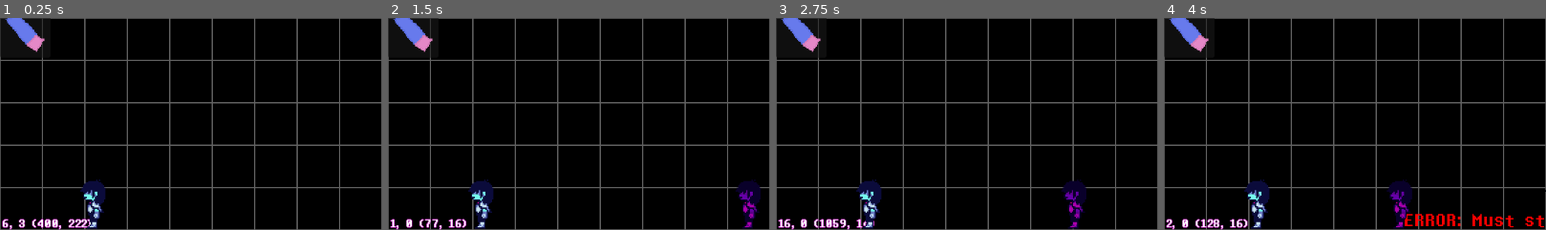
Above: before the commit, frames 1-4 (left to right).
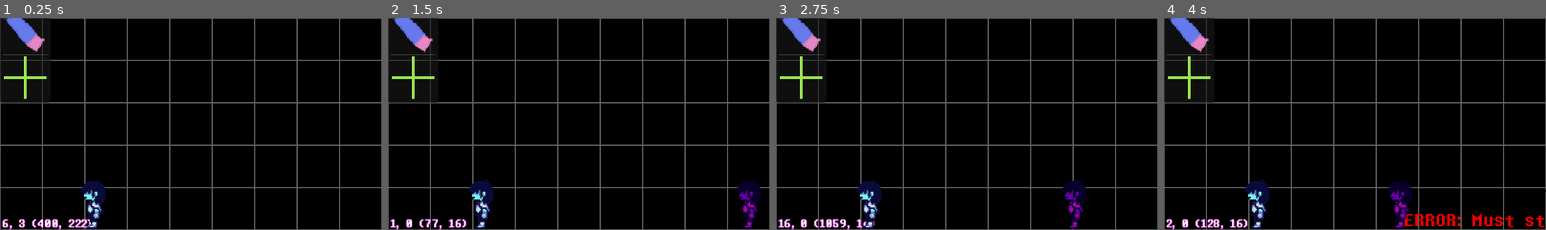
Above: after the commit, the same moments.

Repository: LunarTides/nutdealer
Game: Godot game, scene res://scenes/ui/creator/dark_world_ui.tscn
Same seed, same stepped clock (60 frames per second), same inputs: the game is played once before the commit and once after it. This scene is started directly instead of the project's main scene. The engine's default icon, where the game draws it, is replaced by a stand-in: a white triangle on a blue panel in a dark square.
Inputs:
- Up to frame 1 (0.25 s): no input
- Up to frame 2 (1.5 s): click "File" at 0.5 s; click "Edit" at 1.25 s
- Up to frame 3 (2.75 s): click "v" at 2 s
- Up to frame 4 (4 s): click "Preview" at 2.75 s; click "Help" at 3.5 s
The pictures show only the part of the screen within x 0-50%, y 50-100%; the shares and areas given below are measured in that part.

The runs differ from the first frame. In frame 1, 0.6% of the frame differs, in the area x 0-14%, y 17-41%; in frame 2, 0.6%; in frame 3, 0.6%; in frame 4, 0.6%.

Commit message:
Add importing custom tile textures
hopefully...

Diff:
--- a/scenes/tile.gd
+++ b/scenes/tile.gd
@@ -12,6 +12,10 @@
 		if is_inside_tree():
 			sprite_2d.texture = texture
 			regenerate_id()
+@export var custom_texture_path: String:
+	set(value):
+		custom_texture_path = value
+		load_custom_texture(custom_texture_path)
 @export var is_solid: bool = false:
 	set(value):
 		is_solid = value
@@ -88,6 +92,8 @@
 
 # Called when the node enters the scene tree for the first time.
 func _ready() -> void:
+	load_custom_texture(custom_texture_path)
+
 	sprite_2d.texture = texture
 	if is_solid:
 		static_body_2d.collision_layer |= 1
@@ -201,6 +207,16 @@
 		new_tile.regenerate_id()
 	return new_tile
 
+func load_custom_texture(texture_path: String) -> void:
+	if not texture_path:
+		return
+
+	texture_path = CreatorResourceSaver.get_full_path(texture_path)
+
+	for custom_texture: ImageTexture in GameData.custom_tile_textures:
+		if custom_texture.resource_path == texture_path:
+			texture = custom_texture
+
 func create_logic_script(text: String, path: String) -> void:
 	# New script.
 	var script: GDScript = GDScript.new()
--- a/scenes/ui/creator/dark_world_ui.tscn
+++ b/scenes/ui/creator/dark_world_ui.tscn
@@ -11,6 +11,7 @@
 [ext_resource type="Script" uid="uid://ox6pfvbducd2" path="res://scenes/ui/creator/tile/chooser.gd" id="9_o23ng"]
 [ext_resource type="Script" uid="uid://d14l50tq07wm3" path="res://scenes/ui/creator/actions.gd" id="10_evxai"]
 [ext_resource type="Texture2D" uid="uid://di1rwtjlgbxpq" path="res://assets/sprites/creator/eraser.png" id="10_wyeqc"]
+[ext_resource type="Texture2D" uid="uid://bhq5oehn5r73p" path="res://assets/sprites/creator/import_tile.png" id="11_ofl6s"]
 [ext_resource type="PackedScene" uid="uid://u158p04d7v48" path="res://scenes/ui/creator/feedback_label.tscn" id="11_skldr"]
 [ext_resource type="Script" uid="uid://c2lckxlcda8kx" path="res://scenes/ui/creator/preview_actions.gd" id="12_2sl0l"]
 [ext_resource type="Texture2D" uid="uid://b7kh04emmiqw2" path="res://assets/sprites/characters/kris/movement/walk/down/kris_down_0.png" id="12_xy4lk"]
@@ -150,12 +151,13 @@
 mouse_filter = 1
 auto_width = true
 auto_height = true
-item_count = 5
+item_count = 6
 item_0/icon = ExtResource("5_2sl0l")
 item_1/icon = ExtResource("6_oboim")
 item_2/icon = ExtResource("7_f3slr")
 item_3/icon = ExtResource("8_ofl6s")
 item_4/icon = ExtResource("10_wyeqc")
+item_5/icon = ExtResource("11_ofl6s")
 script = ExtResource("9_o23ng")
 
 [node name="CanvasLayer3" type="CanvasLayer" parent="CanvasLayer" unique_id=561988951]
--- /dev/null
+++ b/scenes/ui/creator/dialogue/import_texture_dialogue.tscn
@@ -0,0 +1,10 @@
+[gd_scene format=3 uid="uid://m13iyxlbc6ii"]
+
+[node name="ImportTextureDialogue" type="FileDialog" unique_id=1842821579]
+oversampling_override = 1.0
+title = "Open File(s)"
+position = Vector2i(0, 36)
+visible = true
+file_mode = 1
+access = 2
+filters = PackedStringArray("*.png,*.jpg,*.jpeg,*.webp,*.bmp,*.svg;Image Files")
--- a/scenes/ui/creator/tile/chooser.gd
+++ b/scenes/ui/creator/tile/chooser.gd
@@ -1,6 +1,9 @@
 extends ItemList
 
 const TILE: PackedScene = preload("uid://cfme7hrx25bgv")
+const IMPORT_TEXTURE_DIALOGUE: PackedScene = preload("uid://m13iyxlbc6ii")
+
+var special_tile_amount: int = 2
 
 # Called when the node enters the scene tree for the first time.
 func _ready() -> void:
@@ -16,6 +19,16 @@
 		visible = new == Game.Mode.DarkWorld
 	)
 
+	WorldSave.load_ended.connect(func() -> void:
+		for texture: ImageTexture in GameData.custom_tile_textures:
+			var idx: int = add_icon_item(texture)
+			move_item(idx, idx - special_tile_amount)
+	)
+	WorldSave.new_world_begun.connect(func() -> void:
+		for texture: ImageTexture in GameData.custom_tile_textures:
+			remove_item(item_count - special_tile_amount - 1)
+	)
+
 
 # Called every frame. 'delta' is the elapsed time since the previous frame.
 func _process(delta: float) -> void:
@@ -23,6 +36,31 @@
 
 
 func _on_item_clicked(index: int, at_position: Vector2, mouse_button_index: int) -> void:
+	# Import
+	if index == item_count - 1:
+		deselect_all()
+
+		var import_dialogue: FileDialog = IMPORT_TEXTURE_DIALOGUE.instantiate()
+		import_dialogue.files_selected.connect(func(paths: PackedStringArray) -> void:
+			for path: String in paths:
+				var new_path: String = CreatorResourceSaver.get_full_path("/tiles/textures/%s" % path.split("/")[-1])
+				CreatorResourceSaver.copy(path, new_path)
+
+				var image: Image = Image.load_from_file(new_path)
+				var image_texture: ImageTexture = ImageTexture.create_from_image(image)
+				image_texture.resource_path = new_path
+				GameData.custom_tile_textures.append(image_texture)
+
+				var idx: int = add_icon_item(image_texture)
+				move_item(idx, idx - special_tile_amount)
+
+			import_dialogue.queue_free()
+		)
+		import_dialogue.canceled.connect(import_dialogue.queue_free)
+		add_child(import_dialogue)
+		import_dialogue.popup_file_dialog()
+		return
+
 	var texture: Texture2D = get_item_icon(index)
 	var tile: Tile = TILE.instantiate()
 	tile.texture = texture
@@ -30,7 +68,7 @@
 	CreatorPlaceTiles.start(tile)
 
 	# Eraser
-	if index == item_count - 1:
+	if index == item_count - 2:
 		CreatorPlaceTiles.should_erase = true
 
 
--- a/scripts/autoload/world_save.gd
+++ b/scripts/autoload/world_save.gd
@@ -167,7 +167,7 @@
 		if not dir.contains("/worlds/") or not FileAccess.file_exists("%s/world.cfg" % dir):
 			return
 
-		new_world()
+		new_world(false)
 
 		var parts: PackedStringArray = dir.split("/")
 		world_name = parts[parts.size() - 1]
@@ -217,21 +217,34 @@
 	var path: String = "user://worlds/%s" % world_name
 	DirAccess.make_dir_recursive_absolute(path)
 
+	# Tile Scripts
+	for tile: Tile in Game.tiles.get_all():
+		if is_instance_valid(tile.logic_script):
+			DirAccess.make_dir_recursive_absolute("%s/tiles/scripts" % path)
+
+			var script_name: String = tile.logic_script_name
+			var file: FileAccess = FileAccess.open("%s/tiles/scripts/%s.gd" % [path, script_name], FileAccess.WRITE)
+			file.store_string(tile.logic_script.source_code)
+
+	# Tile Textures
+	for custom_texture: ImageTexture in GameData.custom_tile_textures:
+		DirAccess.make_dir_recursive_absolute("%s/tiles/textures" % path)
+
+		var texture_name: String = custom_texture.resource_path.split("/")[-1]
+		var new_texture_path: String = "%s/tiles/textures/%s" % [path, texture_name]
+		DirAccess.copy_absolute(custom_texture.resource_path, new_texture_path)
+
+		# Actually make tiles reference the new resource_path.
+		for tile: Tile in Game.tiles.get_all():
+			if tile.texture.resource_path == custom_texture.resource_path:
+				tile.custom_texture_path = CreatorResourceSaver.get_relative_path(new_texture_path)
+
 	# Tiles
 	var tiles: PackedScene = PackedScene.new()
 	tiles.pack(Game.tiles)
 	DirAccess.make_dir_recursive_absolute("%s/tiles" % path)
 	ResourceSaver.save(tiles, "%s/tiles/tiles.tscn" % path)
 
-	# Tile Scripts
-	for tile: Tile in Game.tiles.get_all():
-		if is_instance_valid(tile.logic_script):
-			DirAccess.make_dir_recursive_absolute("%s/tiles/scripts" % path)
-
-			var script_name: String = tile.logic_script_name
-			var file: FileAccess = FileAccess.open("%s/tiles/scripts/%s.gd" % [path, script_name], FileAccess.WRITE)
-			file.store_string(tile.logic_script.source_code)
-
 	# Config
 	var config: ConfigFile = ConfigFile.new()
 	config.set_value("world", "engine_version", ProjectSettings.get_setting("application/config/version"))
@@ -274,6 +287,19 @@
 			var bounds: Rect2i = config.get_value("rooms", key)
 			Room.add_room(bounds)
 
+	# Tile Textures
+	var tile_textures_path: String = "%s/tiles/textures" % path
+	if DirAccess.dir_exists_absolute(tile_textures_path):
+		for texture_path: String in DirAccess.get_files_at(tile_textures_path):
+			var image_path: String = "%s/%s" % [tile_textures_path, texture_path]
+
+			var image: Image = Image.load_from_file(image_path)
+			image.resource_path = ""
+
+			var image_texture: ImageTexture = ImageTexture.create_from_image(image)
+			image_texture.resource_path = image_path
+			GameData.custom_tile_textures.append(image_texture)
+
 	# Tiles
 	var packed_tiles: PackedScene = load("%s/tiles/tiles.tscn" % path)
 	var tiles: Tiles = packed_tiles.instantiate()
@@ -293,8 +319,9 @@
 func handle_different_engine_version() -> bool:
 	return true
 
-func new_world() -> void:
-	new_world_begun.emit()
+func new_world(emit_signals: bool = true) -> void:
+	if emit_signals:
+		new_world_begun.emit()
 
 	Tiles.delete_all()
 	Room.clear_rooms()
@@ -311,5 +338,7 @@
 	await get_tree().process_frame
 
 	has_saved_once = false
-	new_world_ended.emit()
 	dirty = false
+
+	if emit_signals:
+		new_world_ended.emit()
--- a/scripts/creator/resource_saver.gd
+++ b/scripts/creator/resource_saver.gd
@@ -11,7 +11,7 @@
 	pass
 
 func get_full_path(relative_path: String) -> String:
-	if relative_path.begins_with("user://"):
+	if relative_path.begins_with("user://") or relative_path.begins_with("/home/") or relative_path.begins_with("C:/"):
 		return relative_path
 
 	var full_path: String = "user://worlds/%s%s" % [Creator.world_name, relative_path]
@@ -20,6 +20,14 @@
 		full_path = "user://temp%s" % relative_path
 
 	return full_path
+
+func get_relative_path(full_path: String) -> String:
+	var world_name: String = Creator.world_name if Creator.world_name else "temp"
+	var split: PackedStringArray = full_path.split(world_name)
+	if split.size() <= 1:
+		return full_path
+
+	return split[1]
 
 func save(resource: Resource, path: String = "") -> void:
 	var full_path: String = get_full_path(path)
@@ -40,6 +48,19 @@
 	var full_path: String = get_full_path(path)
 	return DirAccess.dir_exists_absolute(full_path)
 
+func copy(from: String, to: String) -> void:
+	var full_from: String = get_full_path(from)
+	if not FileAccess.file_exists(full_from):
+		return
+
+	var full_to: String = get_full_path(to)
+
+	# Recursively make the folder.
+	var folder: String = "/".join(full_to.split("/").slice(0, -1))
+	DirAccess.make_dir_recursive_absolute(folder)
+
+	DirAccess.copy_absolute(full_from, full_to)
+
 func create_temp_folder() -> void:
 	DirAccess.make_dir_absolute("user://temp")
 
--- a/scripts/game/game_data.gd
+++ b/scripts/game/game_data.gd
@@ -1,9 +1,12 @@
 extends Node
 
+var custom_tile_textures: Array[ImageTexture]
 
 # Called when the node enters the scene tree for the first time.
 func _ready() -> void:
-	pass # Replace with function body.
+	WorldSave.new_world_ended.connect(func() -> void:
+		custom_tile_textures.clear()
+	)
 
 
 # Called every frame. 'delta' is the elapsed time since the previous frame.
Binary file added: assets/sprites/creator/import_tile.png
Not shown, added: assets/sprites/creator/import_tile.png.import
